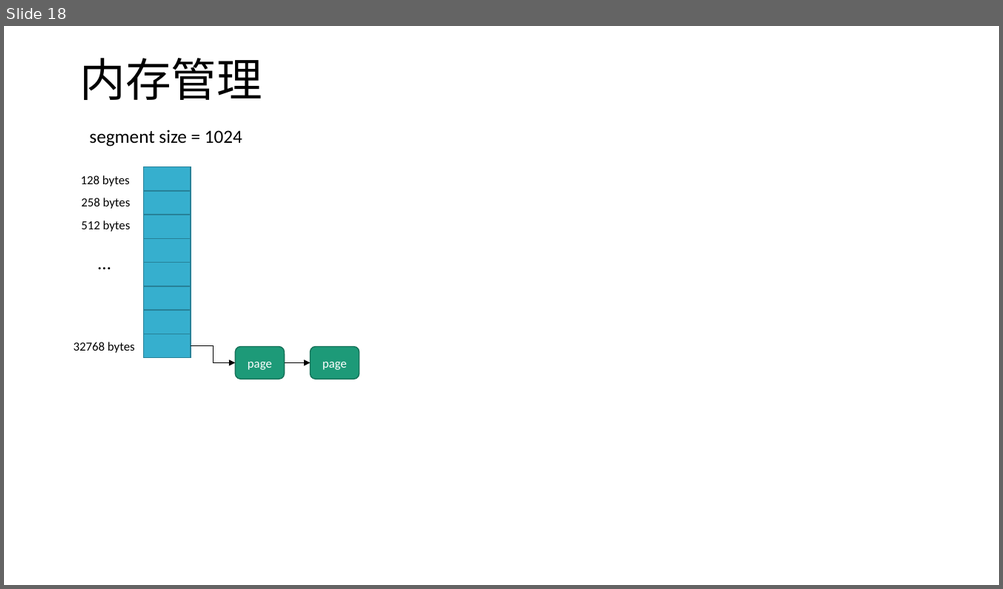
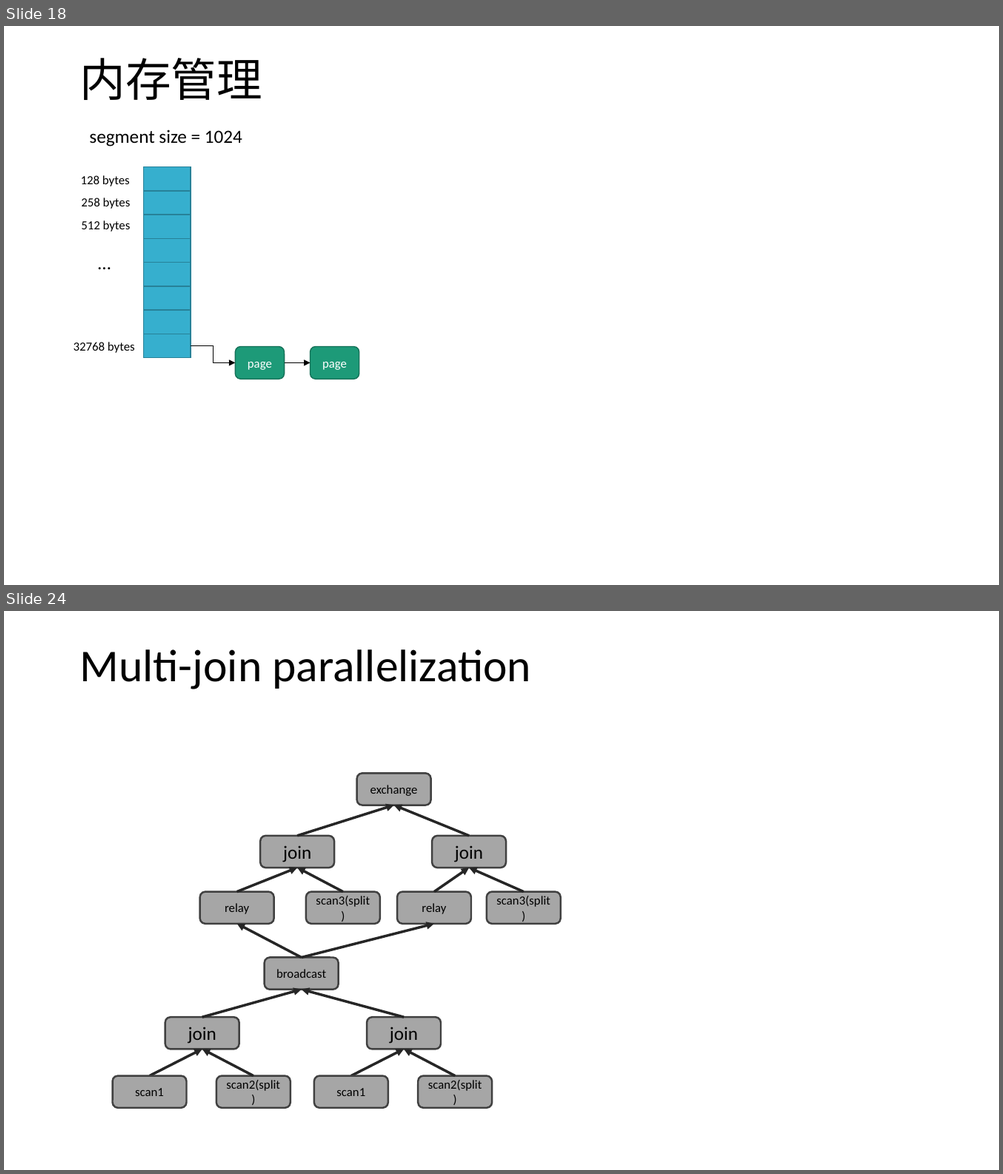
Before and after one commit to scott-zgeng/thor, a slide deck: doc/thor architecture.pptx. Shown one above the other, each under a label of ours: slide 18 before the commit, slides 18 and 24 after it; the slides between them are not shown. The pictures are 1003x589 and 1003x1174 pixels, drawn with LibreOffice and Linux fonts; fonts in the diff are those of the drawing. Boxes give left, top, right and bottom in pixels: in the first picture for what was removed or moved away, otherwise in the second. Text is boxed around its words. In the diff, an @@ line names an element or a change of style, - is before the commit and + after.

```diff
--- a/doc/thor architecture.pptx
+++ b/doc/thor architecture.pptx
@@ slide 24 added at (4,611,999,1170), background #FFFFFF @@
@@ title added at (79,649,531,689), 44 pt, text #000000 @@
+Multi-join parallelization
@@ rounded rectangle added at (357,774,431,806), fill #A6A6A6, outline #404040 1.75 pt, 12 pt, text #000000 @@
+exchange
@@ arrow added from (297, 835) to (394, 805), #262626 2.5 pt @@
@@ arrow added from (469, 835) to (394, 805), #262626 2.5 pt @@
@@ rounded rectangle added at (260,835,334,868), fill #A6A6A6, outline #404040 1.75 pt, 18 pt, text #000000 @@
+join
@@ rounded rectangle added at (432,835,506,868), fill #A6A6A6, outline #404040 1.75 pt, 18 pt, text #000000 @@
+join
@@ arrow added from (237, 892) to (297, 868), #262626 2.5 pt @@
@@ arrow added from (343, 892) to (297, 868), #262626 2.5 pt @@
@@ arrow added from (434, 892) to (469, 868), #262626 2.5 pt @@
@@ arrow added from (523, 892) to (469, 868), #262626 2.5 pt @@
@@ rounded rectangle added at (200,892,274,924), fill #A6A6A6, outline #404040 1.75 pt, 12 pt, text #000000 @@
+relay
@@ rounded rectangle added at (306,892,380,924), fill #A6A6A6, outline #404040 1.75 pt, 12 pt, text #000000 @@
+scan3(split)
@@ rounded rectangle added at (397,892,471,924), fill #A6A6A6, outline #404040 1.75 pt, 12 pt, text #000000 @@
+relay
@@ rounded rectangle added at (486,892,560,924), fill #A6A6A6, outline #404040 1.75 pt, 12 pt, text #000000 @@
+scan3(split)
@@ arrow added from (301, 958) to (237, 923), #262626 2.5 pt @@
@@ arrow added from (301, 958) to (434, 923), #262626 2.5 pt @@
@@ rounded rectangle added at (264,958,338,990), fill #A6A6A6, outline #404040 1.75 pt, 12 pt, text #000000 @@
+broadcast
@@ arrow added from (202, 1017) to (301, 990), #262626 2.5 pt @@
@@ arrow added from (404, 1017) to (301, 990), #262626 2.5 pt @@
@@ rounded rectangle added at (165,1017,239,1050), fill #A6A6A6, outline #404040 1.75 pt, 18 pt, text #000000 @@
+join
@@ rounded rectangle added at (367,1017,441,1050), fill #A6A6A6, outline #404040 1.75 pt, 18 pt, text #000000 @@
+join
@@ arrow added from (150, 1076) to (202, 1050), #262626 2.5 pt @@
@@ arrow added from (253, 1076) to (202, 1050), #262626 2.5 pt @@
@@ arrow added from (351, 1076) to (404, 1050), #262626 2.5 pt @@
@@ arrow added from (455, 1076) to (404, 1050), #262626 2.5 pt @@
@@ rounded rectangle added at (112,1076,186,1109), fill #A6A6A6, outline #404040 1.75 pt, 12 pt, text #000000 @@
+scan1
@@ rounded rectangle added at (216,1076,290,1109), fill #A6A6A6, outline #404040 1.75 pt, 12 pt, text #000000 @@
+scan2(split)
@@ rounded rectangle added at (314,1076,388,1109), fill #A6A6A6, outline #404040 1.75 pt, 12 pt, text #000000 @@
+scan1
@@ rounded rectangle added at (418,1076,492,1109), fill #A6A6A6, outline #404040 1.75 pt, 12 pt, text #000000 @@
+scan2(split)
```
Also in this commit, not shown: 5 other slides added, 1 other file.
